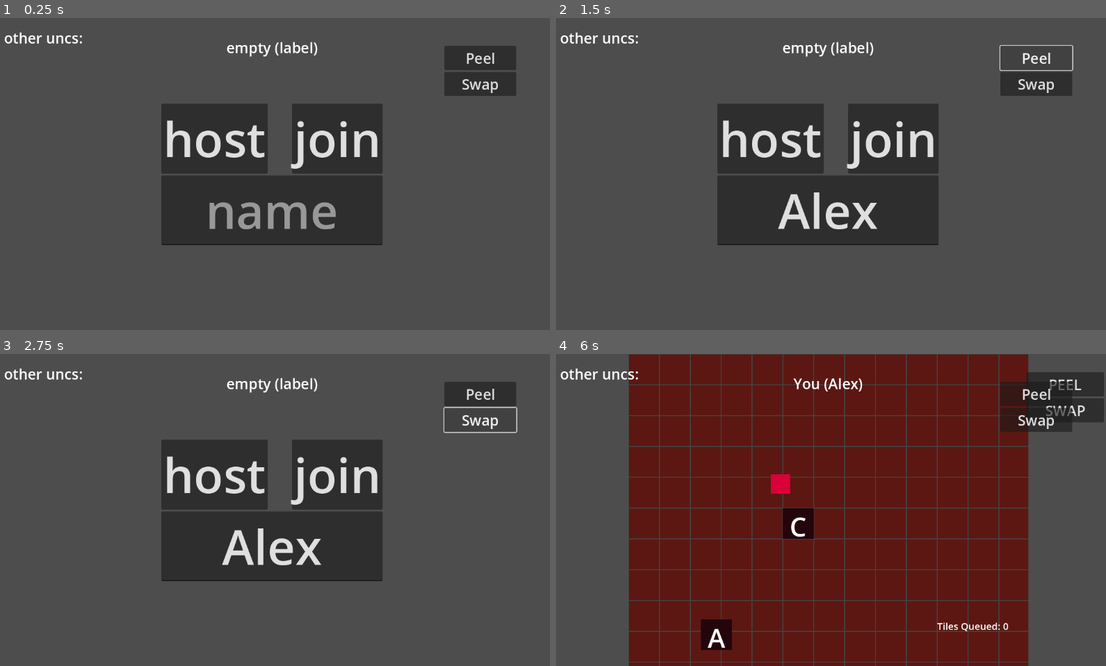
Above: before the commit, frames 1-4 (two rows, left to right).
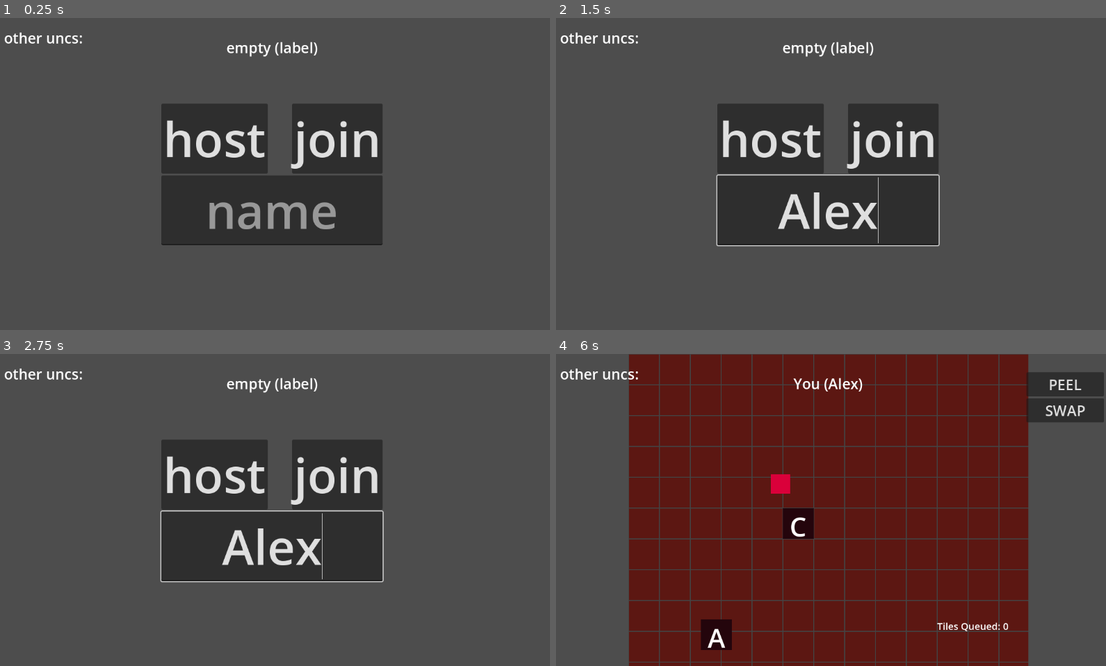
Above: after the commit, the same moments.

Repository: generallyy/bananagrams
Game: Godot game, scene res://scenes/Main.tscn
Same seed, same stepped clock (60 frames per second), same inputs: the game is played once before the commit and once after it.
Inputs (mouse positions are in pixels of both pictures, inside the frame that each line leads up to):
- Up to frame 1 (0.25 s): no input
- Up to frame 2 (1.5 s): click (825, 211) at 0.52 s; type "Alex" at 0.6 s; click (1034, 58) at 1.25 s, where only the run before the commit has a clickable "Peel"
- Up to frame 3 (2.75 s): click (478, 419) at 2 s, where only the run before the commit has a clickable "Swap"
- Up to frame 4 (6 s): click (1034, 394) at 2.75 s, where only the run before the commit has a clickable "Peel"; click (1034, 419) at 3.5 s, where only the run before the commit has a clickable "Swap"; click (1034, 394) at 4.25 s, where only the run before the commit has a clickable "Peel"; click (1034, 419) at 5 s, where only the run before the commit has a clickable "Swap"; click "host" at 5.75 s

The runs differ from the first frame. In frame 1, 1.9% of the frame differs, in the area x 80-94%, y 8-25%; in frame 2, 1.6%; in frame 3, 1.7%; in frame 4, 1.3%.

Commit message:
Update Main.tscn

Diff:
--- a/scenes/Main.tscn
+++ b/scenes/Main.tscn
@@ -58,21 +58,6 @@
 alignment = 1
 max_length = 10
 
-[node name="GamePanel" type="VBoxContainer" parent="."]
-layout_mode = 2
-offset_left = 933.0
-offset_top = 58.0
-offset_right = 1082.0
-offset_bottom = 148.0
-
-[node name="Peel" type="Button" parent="GamePanel"]
-layout_mode = 2
-text = "Peel"
-
-[node name="Swap" type="Button" parent="GamePanel"]
-layout_mode = 2
-text = "Swap"
-
 [node name="PeersPanel" type="VBoxContainer" parent="."]
 layout_mode = 1
 offset_left = 20.0
